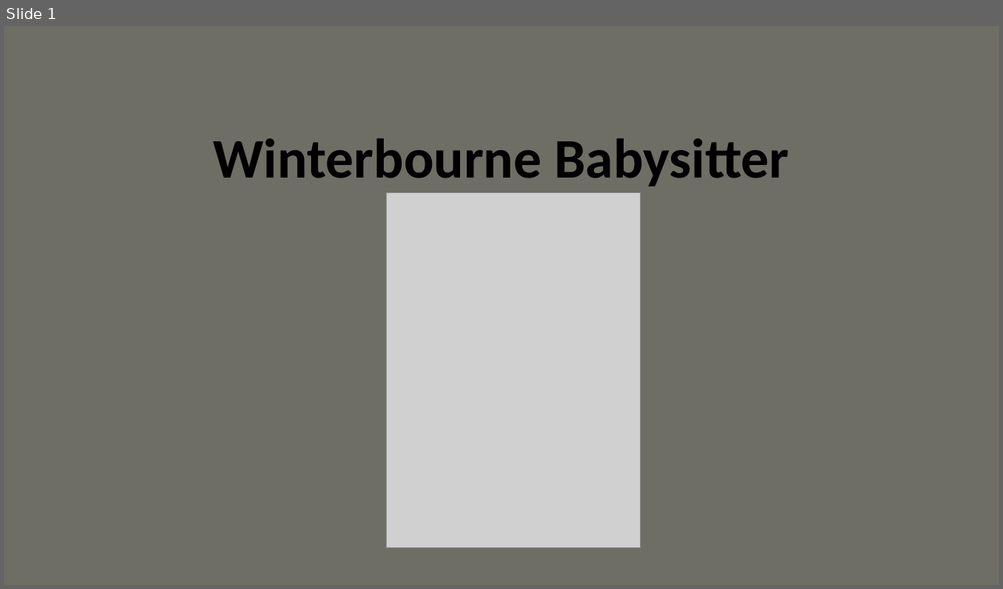
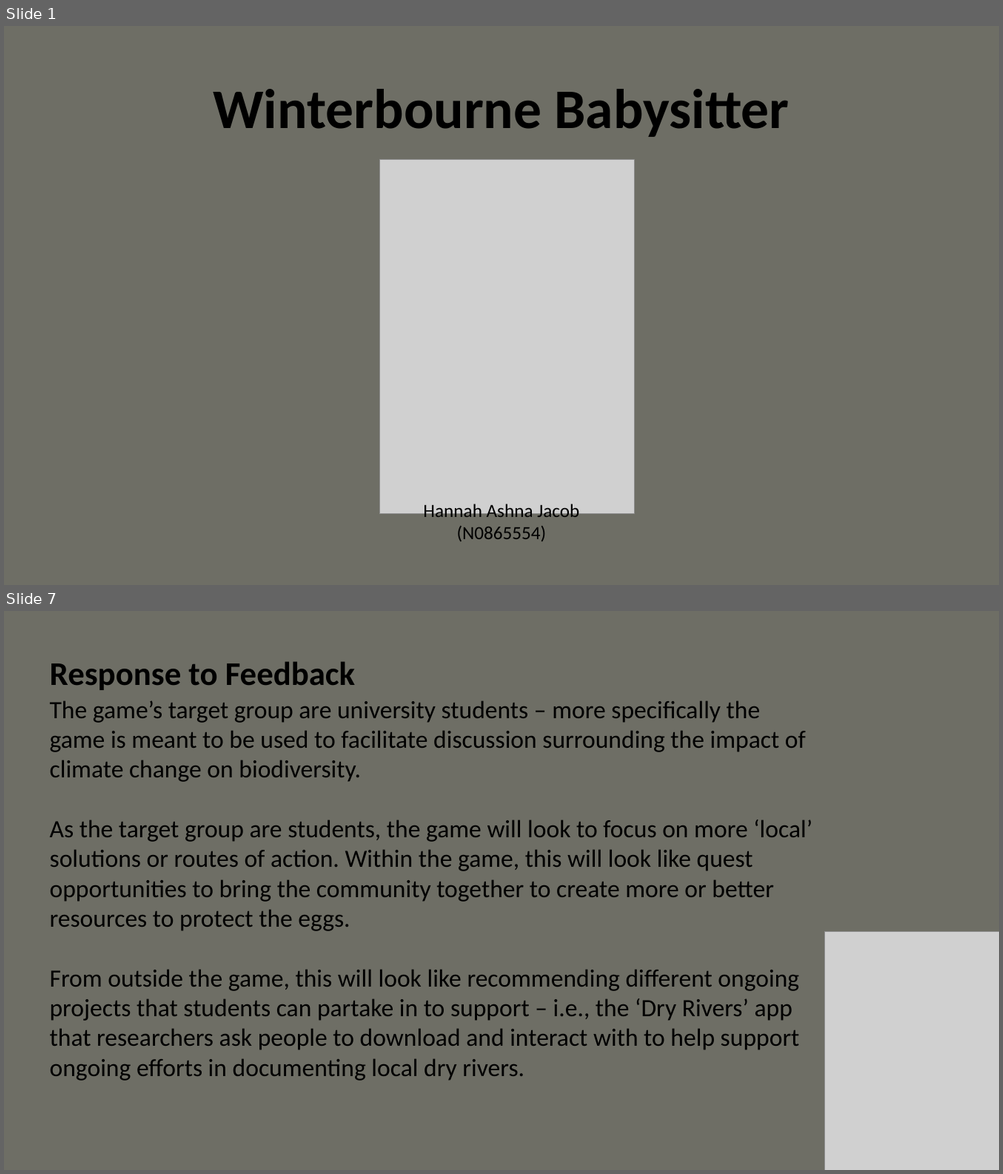
Before and after one commit to Hannah-Ashna/Winterbourne-Babysitter-Game, a slide deck: Documentation/Winterbourne Babysitter.pptx. Shown one above the other, each under a label of ours: slide 1 before the commit, slides 1 and 7 after it; the slides between them are not shown. The pictures are 1003x589 and 1003x1174 pixels, drawn with LibreOffice and Linux fonts; fonts in the diff are those of the drawing; grey boxes stand for pictures. Boxes give left, top, right and bottom in pixels: in the first picture for what was removed or moved away, otherwise in the second. Text is boxed around its words. In the diff, an @@ line names an element or a change of style, - is before the commit and + after.

```diff
--- a/Documentation/Winterbourne Babysitter.pptx
+++ b/Documentation/Winterbourne Babysitter.pptx
@@ slide 7 added at bbox=[4, 611, 999, 1170], background #6E6E65 @@
@@ text added at bbox=[50, 661, 355, 690], 32 pt, text #000000, bold @@
+Response to Feedback
@@ text added at bbox=[50, 701, 812, 1081], 24 pt, text #000000 @@
+The game’s target group are university students – more specifically the game is meant to be used to facilitate discussion surrounding the impact of climate change on biodiversity.
+As the target group are students, the game will look to focus on more ‘local’ solutions or routes of action. Within the game, this will look like quest opportunities to bring the community together to create more or better resources to protect the eggs.
+From outside the game, this will look like recommending different ongoing projects that students can partake in to support – i.e., the ‘Dry Rivers’ app that researchers ask people to download and interact with to help support ongoing efforts in documenting local dry rivers.
@@ picture added at bbox=[825, 932, 999, 1170] @@
@@ slide 1 changed as well @@
@@ title "Winterbourne Babysitter": place and size @@
-title "Winterbourne Babysitter" at bbox=[213, 138, 789, 187]
+title "Winterbourne Babysitter" at bbox=[213, 89, 789, 137]
@@ picture: place and size @@
-picture at bbox=[386, 193, 640, 548]
+picture at bbox=[379, 159, 634, 514]
@@ text added at bbox=[423, 502, 579, 542], 18 pt, text #000000 @@
+Hannah Ashna Jacob
+(N0865554)
```
Also in this commit, not shown: 1 other slide changed, 2 other slides added.
